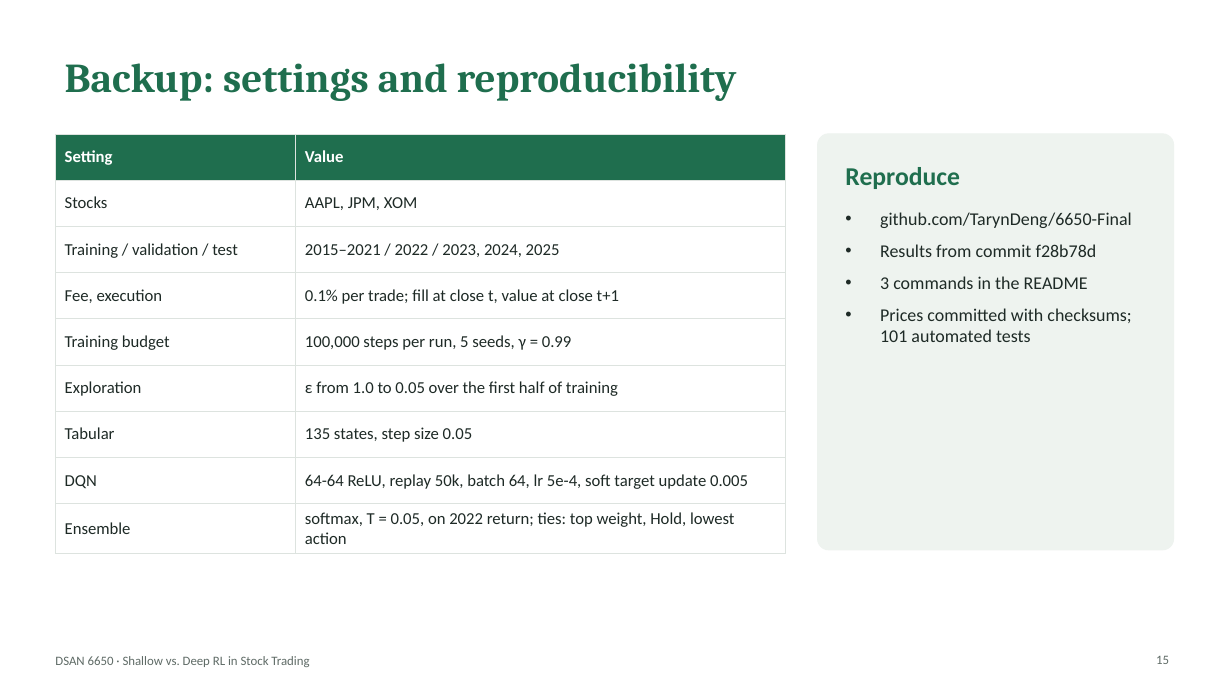
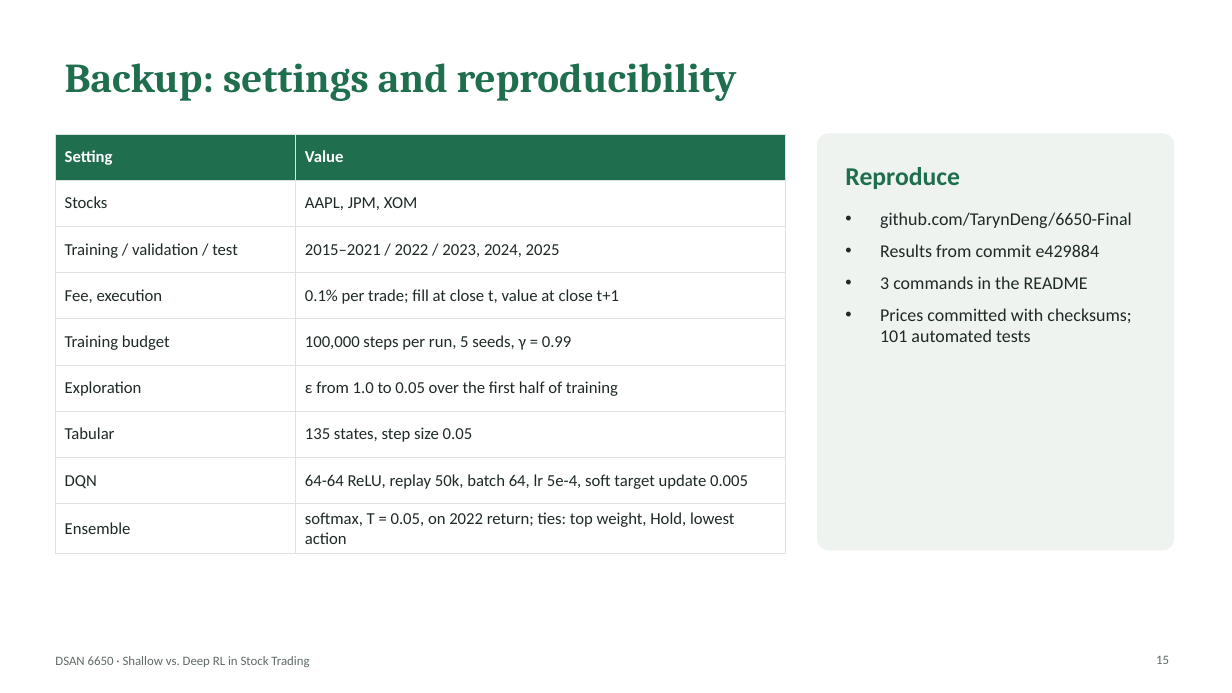
Before and after one commit to TarynDeng/6650-Final, a slide deck: slide 15 of slides/6650_final_presentation.pptx. Drawn at 1232x693 pixels with LibreOffice and Linux fonts; fonts in the diff are those of the drawing. Boxes give left, top, right and bottom in pixels: in the first picture for what was removed or moved away, otherwise in the second. Text is boxed around its words. In the diff, an @@ line names an element or a change of style, - is before the commit and + after.

Commit message:
Results of the final run (commit e429884) and the slides rebuilt from them

```diff
--- a/slides/6650_final_presentation.pptx
+++ b/slides/6650_final_presentation.pptx
@@ text at (880,244,1100,257): text changed @@
-• Results from commit f28b78d
+• Results from commit e429884
```
Also in this commit, not shown: 2 other slides changed, 57 other files.
